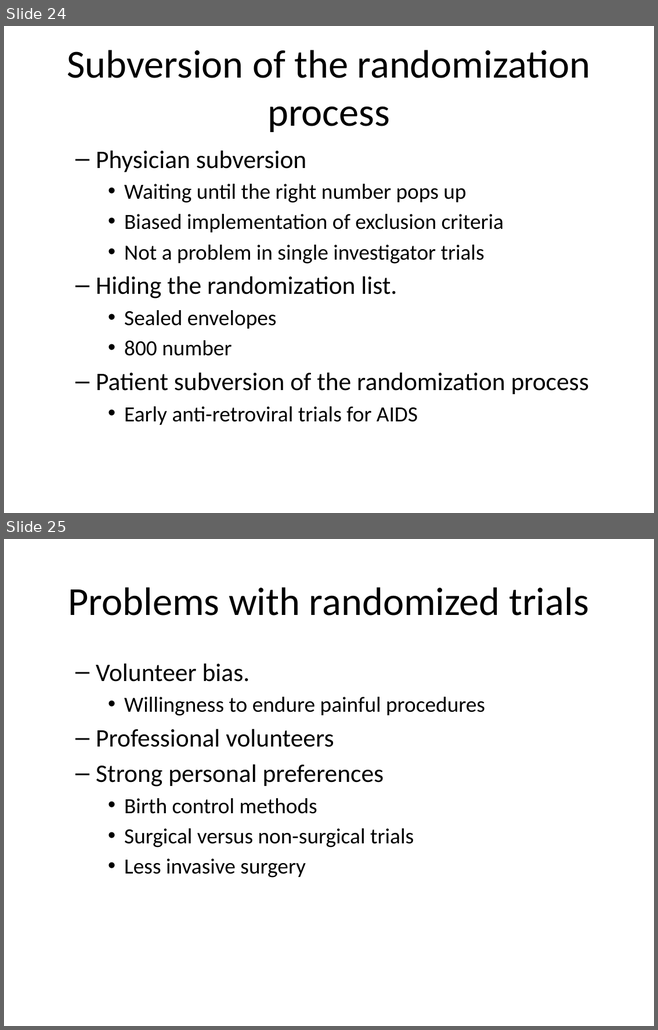
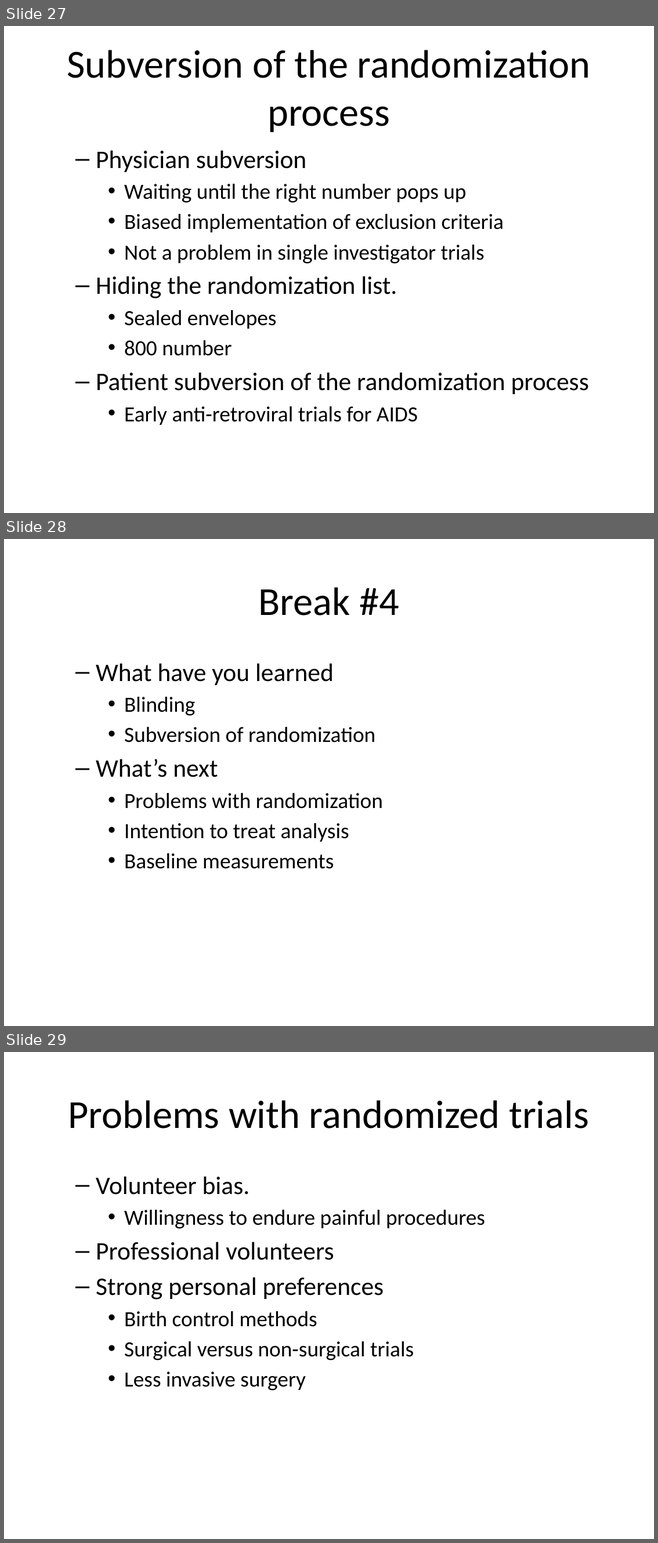
Before and after one commit to pmean/classes, a slide deck: clinical-research-methodology/results/video04-randomized-trials.pptx. Shown one above the other, each under a label of ours: slides 24 and 25 before the commit, slides 27, 28 and 29 after it. The pictures are 658x1030 and 658x1543 pixels, drawn with LibreOffice and Linux fonts; fonts in the diff are those of the drawing. Boxes give left, top, right and bottom in pixels: in the first picture for what was removed or moved away, otherwise in the second. Text is boxed around its words. In the diff, an @@ line names an element or a change of style, - is before the commit and + after.

```diff
--- a/clinical-research-methodology/results/video04-randomized-trials.pptx
+++ b/clinical-research-methodology/results/video04-randomized-trials.pptx
@@ slide 28 added at [4,539,654,1026], background #FFFFFF @@
@@ title added at [259,587,399,616], 44 pt, text #000000 @@
+Break #4
@@ text added at [96,663,383,869], 24 pt, text #000000 @@
+  – What have you learned
+    • Blinding
+    • Subversion of randomization
+  – What’s next
+    • Problems with randomization
+    • Intention to treat analysis
+    • Baseline measurements
@@ what was slide 24 is now slide 27 @@
@@ what was slide 25 is now slide 29 @@
```
Also in this commit, not shown: 1 slide changed, 4 other slides added, 8 other files.
